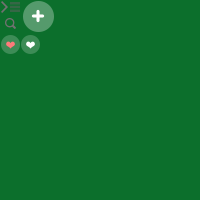
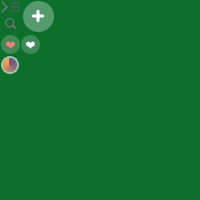
Layer changes from the first 200×200 image to the second:
added layer "椭圆 5" above "Shape 3" over [2, 57, 18, 73]
